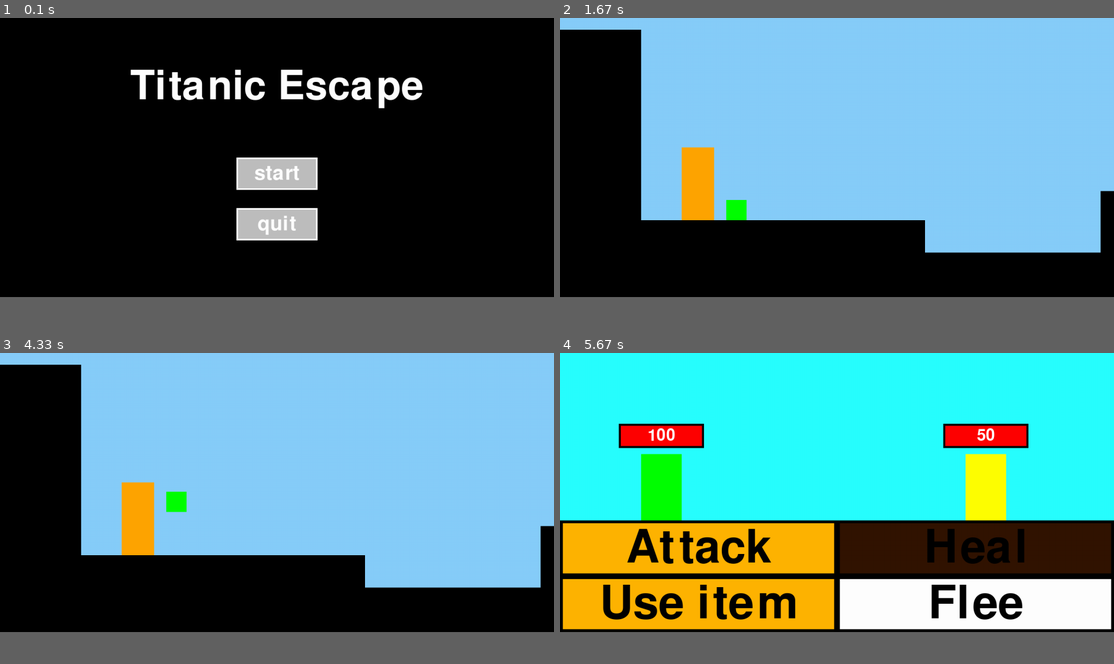
Above: before the commit, frames 1-4 (two rows, left to right).
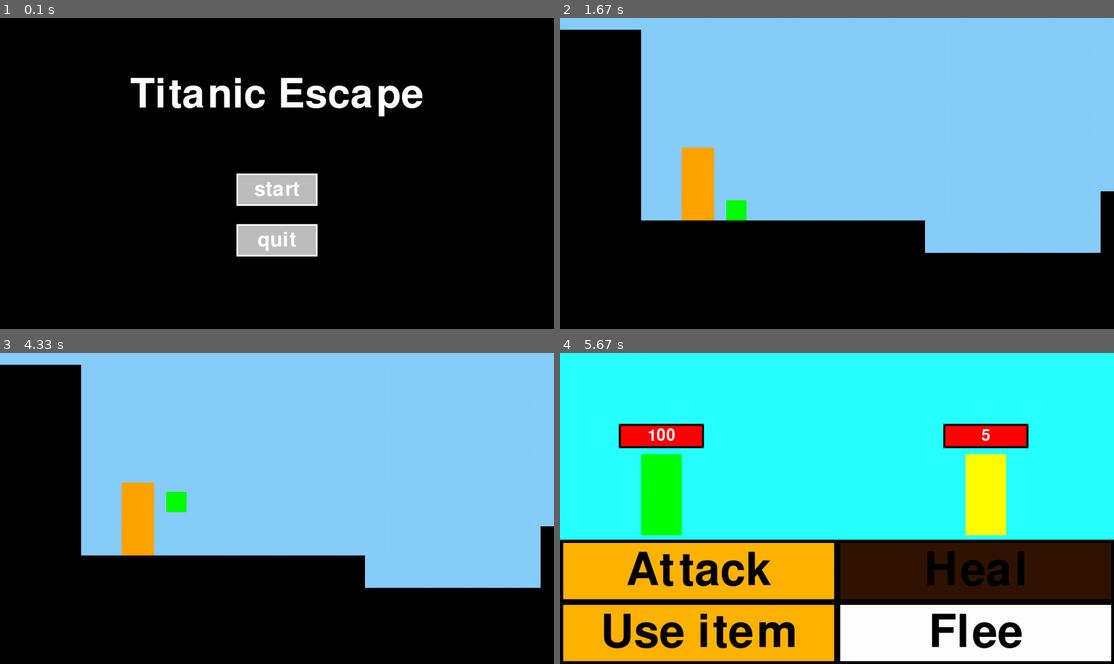
Above: after the commit, the same moments.

Repository: cast-hen/titanic_escape
Game: pygame game, started from main.py
Two runs of this game, one before a commit and one after it. Both use one fixed random seed, a clock stepped at 60 frames per second and the inputs below.
Inputs (mouse positions are in pixels of both pictures, inside the frame that each line leads up to):
- Up to frame 1 (0.1 s): no input
- Up to frame 2 (1.67 s): click "start" at 0.38 s; tap Enter at 0.67 s
- Up to frame 3 (4.33 s): hold W 2.07-2.53 s; move the mouse to (99, 533) at 2.1 s; hold W from 4.23 s (still down)
- Up to frame 4 (5.67 s): release W at 4.53 s; hold D 4.57-5.03 s; hold A 5.07-5.6 s
In our replay, the window is 900x454 before the commit and 900x506 after it. These sizes can differ from the game's own. Grey fills any space a smaller window leaves; there, only what the larger window draws over its background counts as a difference.

The runs differ from the first frame. In frame 1, 6.1% of the frame differs, in the area x 23-77%, y 16-77%; in frame 2, 0.3%; in frame 3, 0.3%; in frame 4, 26%, in the area x 0-100%, y 22-100%.

Commit message:
fighting_functions enkele dingen herschreven en verbeterd en def textPrint verplaatst naar button_code.py, zodat die in button functie kan gebruikt worden

Diff:
--- a/button_code.py
+++ b/button_code.py
@@ -1,7 +1,8 @@
 import pygame
 import time
-
-screen = pygame.display.set_mode((1366, 690), pygame.RESIZABLE)
+# from common import textPrint
+screen = pygame.display.set_mode((1366, 768), pygame.FULLSCREEN)
+WIDTH, HEIGHT = pygame.display.get_window_size()
 
 class button:
     def __init__(self, x, y, width, height, colourNormal, colourHover, text, textColour, textSize, borderColour):
@@ -37,15 +38,12 @@
         :param screen: Het scherm waar de button op moet komen
         :return: True of False
         """
-        mouse = pygame.mouse.get_pos()
-
-        font = pygame.font.Font("freesansbold.ttf", self.textSize)
-        text = font.render(self.text, True, self.textColour)
         pygame.draw.rect(screen, self.borderColour, [self.x, self.y, self.width, self.height])
         if self.width < self.height:
             borderSize = self.width / 20
         else:
             borderSize = self.height / 20
+        mouse = pygame.mouse.get_pos()
         if self.x <= mouse[0] <= self.x + self.width and self.y <= mouse[1] <= self.y + self.height:
             pygame.draw.rect(screen, self.colourHover, [round(self.x + borderSize), round(self.y + borderSize),
                                                           round(self.width - (2 * borderSize)),
@@ -54,12 +52,26 @@
             pygame.draw.rect(screen, self.colourNormal, [round(self.x + borderSize), round(self.y + borderSize),
                                                            round(self.width - (2 * borderSize)),
                                                            round(self.height - (2 * borderSize))])
-        textRect = text.get_rect()
-        textRect.center = (self.x + (self.width / 2), self.y + (self.height / 2))
-        screen.blit(text, textRect)
+        textPrint(self.text, self.textSize, self.textColour, (self.x + (self.width / 2), self.y + (self.height / 2)))
         pygame.display.update()
         if self.x <= mouse[0] <= self.x + self.width and self.y <= mouse[
             1] <= self.y + self.height and mouseDown == True:
             return True
         else:
             return False
+
+
+def textPrint(text, textSize, textColour, center):
+    """
+    Prints the text on the screen. center is tuple.
+    :param text: What text will print
+    :param textSize: How big is the text
+    :param textColour: What color is the text
+    :param center: location of center text
+    :return: None
+    """
+    font = pygame.font.Font("freesansbold.ttf", textSize)
+    text = font.render(text, True, textColour)
+    textRect = text.get_rect()
+    textRect.center = center
+    screen.blit(text, textRect)
--- a/common.py
+++ b/common.py
@@ -2,7 +2,7 @@
 from button_code import *
 import pygame
 import time
-screen = pygame.display.set_mode((1366, 690), pygame.FULLSCREEN)
+screen = pygame.display.set_mode((1366, 768), pygame.FULLSCREEN)
 WIDTH, HEIGHT = pygame.display.get_window_size()
 
 class character:
@@ -22,22 +22,6 @@
         self.hitpoints = hitpoints
         self.moveset = moveset
         self.heals = heals
-
-
-def textPrint(text, textSize, textColour, center):
-    """
-    Prints the text on the screen. center is tuple.
-    :param text: What text will print
-    :param textSize: How big is the text
-    :param textColour: What color is the text
-    :param center: location of center text
-    :return: None
-    """
-    font = pygame.font.Font("freesansbold.ttf", textSize)
-    text = font.render(text, True, textColour)
-    textRect = text.get_rect()
-    textRect.center = center
-    screen.blit(text, textRect)
 
 
 def waitForInput(buttonList, keyEscape=None):
@@ -82,10 +66,8 @@
     Pauses the game until the player selects an option
     :return the state the player should now be in
     """
-    buttonResume = button(WIDTH / 2 - 100, HEIGHT / 2, 200, 80, 'grey', 'darkgrey', "resume", 'white', 50,
-                          'white')
-    buttonMenu = button(WIDTH / 2 - 100, HEIGHT / 2 + 125, 200, 80, 'grey', 'darkgrey', "menu", 'white', 50,
-                        'white')
+    buttonResume = button(WIDTH / 2 - 100, HEIGHT / 2, 200, 80, 'grey', 'darkgrey', "resume", 'white', 50,'white')
+    buttonMenu = button(WIDTH / 2 - 100, HEIGHT / 2 + 125, 200, 80, 'grey', 'darkgrey', "menu", 'white', 50,'white')
     dimSurface = pygame.Surface((WIDTH, HEIGHT))
     pygame.Surface.set_alpha(dimSurface, 150)
     pygame.Surface.blit(screen, dimSurface)
@@ -107,8 +89,8 @@
     screen.fill('red')
     if lives == 0:
         textPrint("Game over", 100, 'white', (WIDTH / 2, HEIGHT / 2 - 100))
-        textPrint("Play again", 50, 'white', (WIDTH / 2, HEIGHT / 2))
-        buttonYes = button(WIDTH / 2 - 125, HEIGHT / 2 + 50, 125, 75, 'grey', 'darkgrey', "YES", 'white', 40, 'white')
+        textPrint("Play again?", 50, 'white', (WIDTH / 2, HEIGHT / 2))
+        buttonYes = button(WIDTH / 2 - 150, HEIGHT / 2 + 50, 125, 75, 'grey', 'darkgrey', "YES", 'white', 40, 'white')
         buttonNo = button(WIDTH / 2 + 25, HEIGHT / 2 + 50, 125, 75, 'grey', 'darkgrey', "NO", 'white', 40, 'white')
 
         index = waitForInput([buttonYes, buttonNo])
--- a/fighting_functions.py
+++ b/fighting_functions.py
@@ -4,32 +4,31 @@
 from button_code import *
 from pauze import *
 from common import *
+screen = pygame.display.set_mode((1366, 768), pygame.FULLSCREEN)
+WIDTH, HEIGHT = pygame.display.get_window_size()
+
+
 class move:
     def __init__(self, name, description, image):
         self.name = name
         self.description = description
         self.image = image
+
     def displayMove(self, x, y):
         """
         Displays a card with a move and its description
-        :param x: position of the left side of the card
-        :param y: position of the top side of the card
+        :param x: horizontal position of the center of the card
+        :param y: vertical position of the center of the card
         :return: nothing
         """
-        #teken de kaart op de achtergrond
-        screen.blit(pygame.transform.scale(pygame.image.load("resources/textures/Kaart.png"), (400, 400)), (x - 100, y - 75))
-        #maakt de font voor de beschrijving
-        font = pygame.font.Font("freesansbold.ttf", 10)
-        #tekent het plaatje als er voor die move een is
+        # Tekent de kaart op de achtergrond
+        screen.blit(pygame.transform.scale(pygame.image.load("resources/textures/KaartCROP.png"), (288, 472)), (x - 144, y - 236))
+        # Tekent het plaatje als er voor die move een is
         if not self.image == "":
             screen.blit(self.image, (x, y))
-        #tekent de beschrijving
-        text = font.render(self.description, True, (255, 255, 255))
-        screen.blit(text, (x + 80 - round(len(self.description) * 1.3), y + 200))
-        #tekent de naam van de move
-        font = pygame.font.Font("freesansbold.ttf", 30)
-        text = font.render(self.name, True, (255, 255, 255))
-        screen.blit(text, (x + 80 - len(self.name) * 5, y - 40))
+        # Print de tekst op de kaart
+        textPrint(self.description, 20, 'white', (x, y + 150))
+        textPrint(self.name, 35, 'white', (x, y - 200))
 
 
 def fight(enemy, player, screen):
@@ -44,6 +43,7 @@
 
         textPrint(str(playerCurrentHealth), 40, 'white', (250, 205))
         textPrint(str(enemyCurrentHealth), 40, 'white', (1050, 205))
+
     def scrollText(text, colour, location, size, scrollTime):
         font = pygame.font.Font("freesansbold.ttf", size)
         toScrollText = font.render(text, True, colour)
@@ -63,11 +63,10 @@
             time.sleep(0.01)
         draw_scene()
         pygame.display.update()
-    width = screen.get_width()
-    height = screen.get_height()
-    attackButton = button(0, round((height / 5) * 3), round(width / 2), round(height/5), (255, 180, 0), (255, 255, 255), "Attack", (0, 0, 0), round(width / 12), (0, 0, 0))
-    itemButton = button(0, round((height / 5) * 4), round(width / 2), round(height / 5), (255, 180, 0), (255, 255, 255), "Use item", (0, 0, 0), round(width / 12),  (0, 0, 0))
-    fleeButton = button(width / 2, round((height / 5) * 4), round(width / 2), round(height / 5), (255, 80, 0), (255, 255, 255), "Flee", (0, 0, 0), round(width / 12),  (0, 0, 0))
+
+    attackButton = button(0, round((HEIGHT / 5) * 3), round(WIDTH / 2), round(HEIGHT/5), (255, 180, 0), (255, 255, 255), "Attack", (0, 0, 0), WIDTH // 12, (0, 0, 0))
+    itemButton = button(0, round((HEIGHT / 5) * 4), round(WIDTH / 2), round(HEIGHT / 5), (255, 180, 0), (255, 255, 255), "Use item", (0, 0, 0), WIDTH // 12,  (0, 0, 0))
+    fleeButton = button(WIDTH / 2, round((HEIGHT / 5) * 4), round(WIDTH / 2), round(HEIGHT / 5), (255, 80, 0), (255, 255, 255), "Flee", (0, 0, 0), WIDTH // 12,  (0, 0, 0))
     playerCurrentHealth = player.hitpoints
     enemyCurrentHealth = enemy.hitpoints
     playerHeals = player.heals
@@ -87,9 +86,9 @@
     while fighting:
         if state == "turnPlayer":
             if playerCurrentHealth < player.maxHitpoints and playerHeals > 0:
-                healButton = button(width / 2, round((height / 5) * 3), round(width / 2), round(height / 5), (255, 180, 0), (255, 255, 255),"Heal", (0, 0, 0), round(width / 12), (0, 0, 0))
+                healButton = button(WIDTH / 2, round((HEIGHT / 5) * 3), round(WIDTH / 2), round(HEIGHT / 5), (255, 180, 0), (255, 255, 255),"Heal", (0, 0, 0), round(WIDTH / 12), (0, 0, 0))
             else:
-                healButton = button(width / 2, round((height / 5) * 3), round(width / 2), round(height / 5), (50, 20, 0), (50, 20, 0),"Heal", (0, 0, 0), round(width / 12), (0, 0, 0))
+                healButton = button(WIDTH / 2, round((HEIGHT / 5) * 3), round(WIDTH / 2), round(HEIGHT / 5), (50, 20, 0), (50, 20, 0),"Heal", (0, 0, 0), round(WIDTH / 12), (0, 0, 0))
             mouseDown = False
             for event in pygame.event.get():
                 if event.type == pygame.QUIT:
@@ -99,13 +98,13 @@
                     mouseDown = True
             if button.check(attackButton, mouseDown, screen):
                 draw_scene()
-                buttonNextPage = button(round(width / 2), round((height / 7) * 6), round(width / 2), round(height / 7), (255, 180, 0), (255, 255, 255), "Next page", (0, 0, 0), round(width / 30), (0, 0, 0))
-                buttonPrevPage = button(0, round((height / 7) * 6), round(width / 2), round(height / 7), (255, 180, 0), (255, 255, 255), "Previous page", (0, 0, 0), round(width / 30), (0, 0, 0))
-                buttonBack = button(0, 0, round(width / 5), round(height / 7), (255, 180, 0), (255, 255, 255), "Back", (0, 0, 0), round(width / 25), (0, 0, 0))
+                buttonNextPage = button(round(WIDTH / 2), round((HEIGHT / 7) * 6), round(WIDTH / 2), round(HEIGHT / 7), (255, 180, 0), (255, 255, 255), "Next page", (0, 0, 0), round(WIDTH / 30), (0, 0, 0))
+                buttonPrevPage = button(0, round((HEIGHT / 7) * 6), round(WIDTH / 2), round(HEIGHT / 7), (255, 180, 0), (255, 255, 255), "Previous page", (0, 0, 0), round(WIDTH / 30), (0, 0, 0))
+                buttonBack = button(0, 0, round(WIDTH / 5), round(HEIGHT / 7), (255, 180, 0), (255, 255, 255), "Back", (0, 0, 0), round(WIDTH / 25), (0, 0, 0))
                 done = False
                 pages = round(len(player.moveset) / 4)
                 page = 0
-                move = "none"
+                move = None
                 while not done:
                     mouseDown = False
                     for event in pygame.event.get():
@@ -121,26 +120,25 @@
                             draw_scene()
                     for i in range(0, 4):
                         if (page * 4) + i < len(player.moveset):
-                            moveButton = button(round((width / 4) * i), round((height / 7) * 4), round(width / 4), round((height / 7) * 2), (255, 180, 0), (255, 255, 255), player.moveset[(page * 4) + i].name, (0, 0, 0), round(width / 40), (0, 0, 0))
+                            moveButton = button(round((WIDTH / 4) * i), round((HEIGHT / 7) * 4), round(WIDTH / 4), round((HEIGHT / 7) * 2), (255, 180, 0), (255, 255, 255), player.moveset[(page * 4) + i].name, (0, 0, 0), round(WIDTH / 40), (0, 0, 0))
                             if button.check(moveButton, mouseDown, screen):
                                 move = player.moveset[i].name
                                 done = True
                     if button.check(buttonBack, mouseDown, screen):
                         done = True
                 draw_scene()
-                if move != "none":
+                if move is not None:
                     if move == "punch":
-                        damage = round(10 * damageMultiplierPlayer)
+                        damage = 10 * damageMultiplierPlayer
                         enemyCurrentHealth -= damage
                         scrollText(str(damage), (255, 0, 0), "enemy", 80, 20)
                     elif move == "combo punch":
-                        done = False
-                        while not done:
-                            damage = round(3 * damageMultiplierPlayer)
+                        while True:
+                            damage = 3 * damageMultiplierPlayer
                             enemyCurrentHealth -= damage
                             scrollText(str(damage), (255, 0, 0), "enemy", 80, 20)
                             if random.randint(0, 1) == 0:
-                                done = True
+                                break
                     elif move == "enrage":
                         pass
                     elif move == "poison":
@@ -171,28 +169,24 @@
                     poisonTurnsLeftPlayer = 0
                     scrollText("poison cleared", (0, 255, 0), "player")
                 state = "turnEnemy"
+
             elif button.check(fleeButton, mouseDown, screen):
-                confirmFont = pygame.font.Font("freesansbold.ttf", round(width * 0.02))
-                confirmText = confirmFont.render("Are you sure you want to leave?", True, (0, 0, 0))
-                confirmRect = confirmText.get_rect()
-                confirmRect.center = (round(width / 2), round((height / 12) * 5))
-                pygame.draw.rect(screen, (255, 180, 0), [round(width / 3), round(height / 3), round(width / 3), round(height / 3)])
-                screen.blit(confirmText, confirmRect)
-                confirmed = False
-                confirmButton = button(round(width / 3), round(height / 2), round(width / 6), round(height / 6), (255, 80, 0), (255, 255, 255), "confirm", (0, 0, 0), round(width / 30),  (0, 0, 0))
-                cancelButton = button(round(width / 2), round(height / 2), round(width / 6), round(height / 6), (255, 80, 0),(255, 255, 255), "cancel", (0, 0, 0), round(width / 30), (0, 0, 0))
-                while not confirmed:
-                    mouseDown = False
-                    for event in pygame.event.get():
-                        if event.type == pygame.MOUSEBUTTONDOWN:
-                            mouseDown = True
-                    if button.check(confirmButton, mouseDown, screen):
-                        fighting = False
-                        result = "begin"
-                        confirmed = True
-                    elif button.check(cancelButton, mouseDown, screen):
-                        confirmed = True
-                        draw_scene()
+                dimSurface = pygame.Surface((WIDTH, HEIGHT))
+                pygame.Surface.set_alpha(dimSurface, 150)
+                pygame.Surface.blit(screen, dimSurface)
+
+                pygame.draw.rect(screen, (255, 180, 0), [WIDTH // 3, HEIGHT // 3, WIDTH // 3, HEIGHT // 3])
+                textPrint("Are you sure you want to leave?", WIDTH // 50, 'black',(WIDTH // 2, HEIGHT * 5 // 12))
+                confirmButton = button(WIDTH // 3, HEIGHT // 2, round(WIDTH / 6), HEIGHT // 6, (255, 80, 0), (255, 255, 255), "confirm", (0, 0, 0), WIDTH // 30,  (0, 0, 0))
+                cancelButton = button(WIDTH // 2, HEIGHT // 2, round(WIDTH / 6), HEIGHT // 6, (255, 80, 0),(255, 255, 255), "cancel", (0, 0, 0), WIDTH // 30, (0, 0, 0))
+
+                index = waitForInput([confirmButton, cancelButton], True)
+                if index == 0:
+                    fighting = False
+                    result = "begin"
+                else:
+                    draw_scene()
+
         elif state == "turnEnemy":
             draw_scene()
             selected = False
@@ -210,13 +204,12 @@
                 playerCurrentHealth -= damage
                 scrollText(str(damage), (255, 0, 0), "player", 80, 20)
             elif move == "combo punch":
-                done = False
-                while not done:
-                    damage = round(3 * damageMultiplierEnemy)
+                while True:
+                    damage = 3 * damageMultiplierEnemy
                     playerCurrentHealth -= damage
                     scrollText(str(damage), (255, 0, 0), "player", 80, 20)
                     if random.randint(0, 1) == 0:
-                        done = True
+                        break
             elif move == "enrage":
                 pass
             elif move == "poison":
@@ -257,38 +250,25 @@
     :param options: list of 3 moves the player can choose from
     :return: the chosen move or the new state
     """
-    #tekent de 3 opties als kaarten
+    # Tekent de 3 opties als kaarten
     screen.fill((100, 100, 100))
-    options[0].displayMove(270, 160)
-    options[1].displayMove(570, 160)
-    options[2].displayMove(870, 160)
-    #maakt drie knoppen aan om je keuze te maken
-    buttonChoice1 = button(300, 500, 200, 80, (0, 0, 255), (255, 0, 0), "Choose", 'white', 50, 'white')
-    buttonChoice2 = button(600, 500, 200, 80, (0, 0, 255), (255, 0, 0), "Choose", 'white', 50, 'white')
-    buttonChoice3 = button(900, 500, 200, 80, (0, 0, 255), (255, 0, 0), "Choose", 'white', 50, 'white')
-    #loop waarin gekeken wordt welke knop wordt ingedrukt
+    options[0].displayMove(WIDTH/2 - 288 - 40, HEIGHT/2 - 50)
+    options[1].displayMove(WIDTH/2, HEIGHT/2 - 50)
+    options[2].displayMove(WIDTH/2 + 288 + 40, HEIGHT/2 - 50)
+    # Maakt drie knoppen aan om je keuze te maken
+    buttonChoice1 = button(WIDTH/2 - 288 - 40 - 105, 590, 210, 80, (0, 0, 255), (255, 0, 0), "Choose", 'white', 50, 'white')
+    buttonChoice2 = button(WIDTH/2 - 105, 590, 210, 80, (0, 0, 255), (255, 0, 0), "Choose", 'white', 50, 'white')
+    buttonChoice3 = button(WIDTH/2 + 288 + 40 - 105, 590, 210, 80, (0, 0, 255), (255, 0, 0), "Choose", 'white', 50, 'white')
+    # Loop waarin gekeken wordt welke knop wordt ingedrukt
     while True:
-        mouseDown = False
-        for event in pygame.event.get():
-            if event.type == pygame.MOUSEBUTTONDOWN:
-                mouseDown = True
-            if event.type == pygame.QUIT:
-                return "quit"
-            if event.type == pygame.KEYDOWN:
-                if event.key == pygame.K_ESCAPE:
-                    if Pause() == "Menu":
-                        return "Menu"
-                    else:
-                        screen.fill((100, 100, 100))
-                        options[0].displayMove(30, 110)
-                        options[1].displayMove(330, 110)
-                        options[2].displayMove(630, 110)
-                    if event.type == pygame.QUIT:
-                        return "quit"
-        #kijkt welke knopper worden ingedrukt en returnt de corresponderende move
-        if button.check(buttonChoice1, mouseDown, screen):
-            return options[0]
-        if button.check(buttonChoice2, mouseDown, screen):
-            return options[1]
-        if button.check(buttonChoice3, mouseDown, screen):
-            return options[2]
+        index = waitForInput([buttonChoice1, buttonChoice2, buttonChoice3], True)
+        if index == -1:
+            if Pause() == "Menu":
+                return "Menu"
+            else:
+                screen.fill((100, 100, 100))
+                options[0].displayMove(WIDTH / 2 - 288 - 40, HEIGHT / 2 - 50)
+                options[1].displayMove(WIDTH / 2, HEIGHT / 2 - 50)
+                options[2].displayMove(WIDTH / 2 + 288 + 40, HEIGHT / 2 - 50)
+        else:
+            return options[index]
--- a/main.py
+++ b/main.py
@@ -6,7 +6,7 @@
 import pygame
 import time
 
-screen = pygame.display.set_mode((1366, 690), pygame.FULLSCREEN)
+screen = pygame.display.set_mode((1366, 768), pygame.FULLSCREEN)
 WIDTH, HEIGHT = pygame.display.get_window_size()
 running = True
 pygame.init()
@@ -14,12 +14,13 @@
 comboPunch = move("combo punch", "Hits the opponent a \n random number of times", "")
 enrage = move("enrage", "Increases your damage on \n the next 3 turns", "")
 poison = move("poison", "poisons your opponent to \n take damage over time", "")
-lifeSteal = move("life steal", "Damages your opponent and gives \n you 30% back as health", "")
-block = move("block", "Blocks your opponents next attack", "")
+lifeSteal = move("life steal", "Damages your opponent \n and gives you 30% back \n as health", "")
+block = move("block", "Blocks your opponents \n next attack", "")
 movesList = [punch, comboPunch, enrage, poison, lifeSteal, block]
 player = character("bob", 5, (0, 255, 0), 100, 100, [punch, comboPunch], [], 5)
 
 state = "Menu"
+
 
 while running:
     if state == "Menu":
--- a/parkour_functies.py
+++ b/parkour_functies.py
@@ -3,10 +3,10 @@
 import pygame
 from pygame import RESIZABLE
 import time
-WIDTH = 1366
-HEIGHT = 690
 gravity = 0.6
-screen = pygame.display.set_mode((WIDTH, HEIGHT), RESIZABLE)
+screen = pygame.display.set_mode((1366, 768), pygame.FULLSCREEN)
+WIDTH, HEIGHT = pygame.display.get_window_size()
+
 
 
 
@@ -134,7 +134,7 @@
     cube1 = Objects(-500, 500, 900, 1500, 'black', 1, 0, 0, 1, "Collider")
     cube2 = Objects(400, 580, 570, 950, 'black', 1, 0, 0, 1, "Collider")
     cube3 = Objects(833, 428, 600, 2430, 'black', 1, 0, 0, 1, "Collider")
-    cube10 = Objects(-200, 320, 80, 180, 'orange', 1, 0, 0, 1, enemy("BOB", (255, 255, 0), 50, ["punch"], 0))
+    cube10 = Objects(-200, 320, 80, 180, 'orange', 1, 0, 0, 1, enemy("BOB", (255, 255, 0), 5, ["punch"], 0))
 
     cube5 = Objects(461, 581, 412, 500, 'black', 1, 0, 0, 2, "Collider")
     cube7 = Objects(-700, 428, 887, 500, 'black', 1, 0, 0, 2, "Collider")
@@ -261,7 +261,7 @@
         playerObject.xspeed = speed * (keys["right"] - keys["left"])
         # maakt de speler dood
         for Collider in Colliders:
-            if playerObject.ypos >= 630 or Collider == "Death" or type(Collider) == MoveObject:
+            if playerObject.ypos >= HEIGHT - playerObject.height - 10 or Collider == "Death" or type(Collider) == MoveObject:
                 player.lives, state = game_over(player.lives)
                 playerObject.xpos -= RespawnPos[0]
                 playerObject.ypos -= RespawnPos[1]
--- /dev/null
+++ b/personal/Maarten/start.py
@@ -0,0 +1,9 @@
+import pygame
+
+screen = pygame.display.set_mode((1366, 768), pygame.FULLSCREEN)
+WIDTH, HEIGHT = pygame.display.get_window_size()
+
+pygame.draw.line(screen, 'white', (12.31, 32.9), (238, 33.4))
+pygame.display.flip()
+while True:
+    pass
Binary file added: resources/textures/KaartCROP.png
